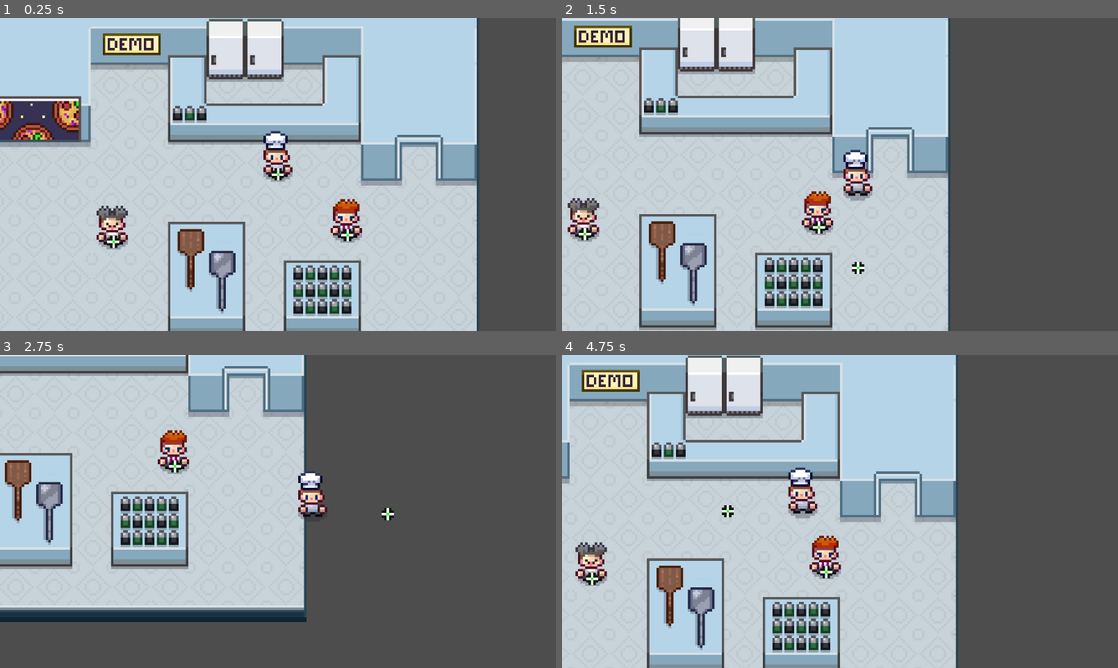
Above: before the commit, frames 1-4 (two rows, left to right).
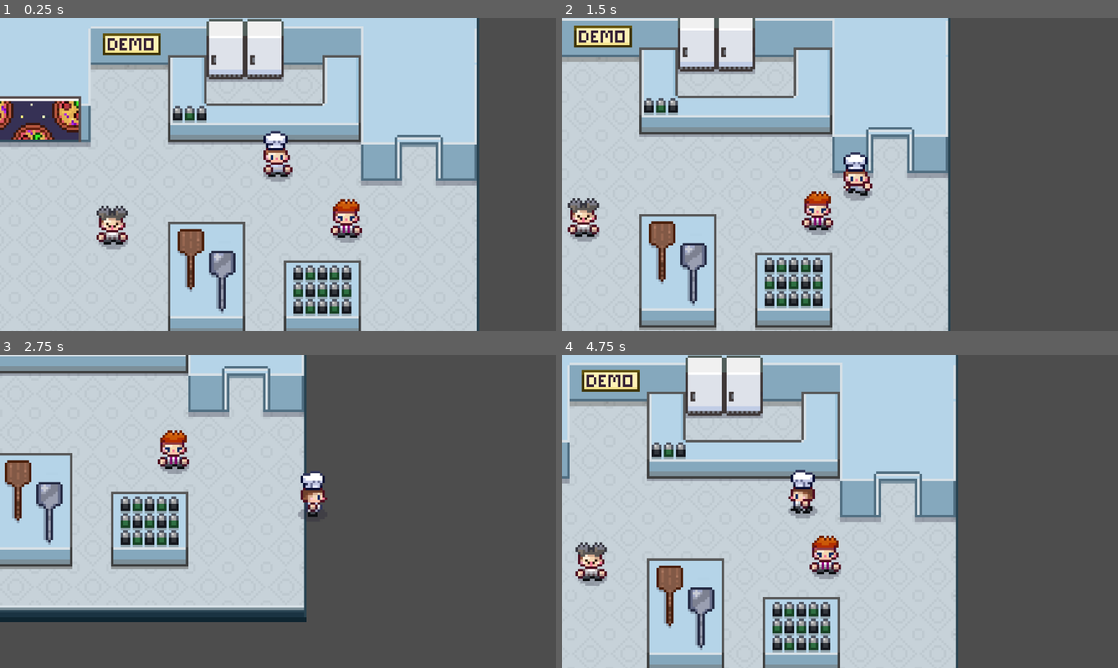
Above: after the commit, the same moments.

Repository: Stroomer/pizzalegends-godot
Game: Godot game, scene res://scenes/main.tscn
Two runs of this game, one before a commit and one after it. Both use one fixed random seed, a clock stepped at 60 frames per second and the inputs below.
Inputs:
- Up to frame 1 (0.25 s): no input
- Up to frame 2 (1.5 s): tap Enter at 0.5 s; hold Right (ui_right) 0.53-1.28 s; hold Down (ui_down) from 1.28 s (still down)
- Up to frame 3 (2.75 s): release Down (ui_down) at 2.03 s; hold Right (ui_right) from 2.03 s (still down)
- Up to frame 4 (4.75 s): release Right (ui_right) at 2.78 s; hold Up (ui_up) 2.78-3.53 s; hold Left (ui_left) from 3.53 s (still down)

The runs differ from the first frame. In frame 1, 0.2% of the frame differs, in the area x 19-64%, y 48-74%; in frame 2, 0.7%; in frame 3, 0.6%; in frame 4, 0.7%, in the area x 4-49%, y 36-74%.

Commit message:
add people animations

Diff:
--- a/scenes/objects/destination/destination.tscn
+++ b/scenes/objects/destination/destination.tscn
@@ -8,8 +8,10 @@
 [node name="destination" type="Area2D" unique_id=693708826]
 
 [node name="Sprite2D" type="Sprite2D" parent="." unique_id=81244729]
+visible = false
 scale = Vector2(5, 5)
 texture = ExtResource("1_2ethy")
 
 [node name="CollisionShape2D" type="CollisionShape2D" parent="." unique_id=692327856]
+visible = false
 shape = SubResource("CircleShape2D_txmqm")
--- a/scenes/objects/person/person.gd
+++ b/scenes/objects/person/person.gd
@@ -7,13 +7,6 @@
 		skin = value
 		if is_node_ready():
 			_update_sprite();
-
-
-
-#var skin = "Hero":
-	#set(new_skin_value):
-		#skin = new_skin_value;
-		#_update_sprite();
 
 var sprite_map = {
 	"Hero": "res://art/people/hero.png",
@@ -31,6 +24,7 @@
 
 var is_controllable = false;
 var manual_destination_scene;
+var sprite_direction = "DOWN";
 
 func _ready() -> void:
 	manual_destination_scene = load("res://scenes/objects/destination/destination.tscn").instantiate();
@@ -66,8 +60,10 @@
 		elif dir == Constants.DIRS.DOWN:
 			print("Move Down");
 			manual_destination_scene.position = Vector2(position.x, position.y+160);
+		if dir:
+			sprite_direction = dir;
 
-func _move_towards_destination(delta) -> void:
+func _move_towards_destination(delta:float) -> void:
 	var distance = position.distance_to(manual_destination_scene.position);
 	if distance > 3:
 		var direction = position.direction_to(manual_destination_scene.position);
@@ -76,3 +72,34 @@
 		move_and_slide();
 	else:
 		velocity = Vector2(0,0);
+
+func _process(delta:float) -> void:
+	if Engine.is_editor_hint():
+		return;
+	_proces_AnimationPlayer();
+
+const ANIMATION_STAND = "STAND";
+const ANIMATION_WALK  = "WALK";
+var animation_map = {
+	ANIMATION_STAND: {
+		Constants.DIRS.LEFT:  "Stand_Left",
+		Constants.DIRS.RIGHT: "Stand_Right",
+		Constants.DIRS.UP:    "Stand_Up",
+		Constants.DIRS.DOWN:  "Stand_Down",
+	},
+	ANIMATION_WALK: {
+		Constants.DIRS.LEFT:  "Walk_Left",
+		Constants.DIRS.RIGHT: "Walk_Right",
+		Constants.DIRS.UP:    "Walk_Up",
+		Constants.DIRS.DOWN:  "Walk_Down",
+	},
+};
+
+
+func _proces_AnimationPlayer() -> void:
+	var animation_type = ANIMATION_STAND;
+	if velocity != Vector2.ZERO:
+		animation_type = ANIMATION_WALK;
+
+	var animation_to_play = animation_map[animation_type][sprite_direction];
+	$AnimationPlayer.play(animation_to_play);
--- a/scenes/objects/person/person.tscn
+++ b/scenes/objects/person/person.tscn
@@ -6,6 +6,170 @@
 
 [sub_resource type="CircleShape2D" id="CircleShape2D_txmqm"]
 radius = 26.0
+
+[sub_resource type="Animation" id="Animation_6w72w"]
+length = 0.001
+tracks/0/type = "value"
+tracks/0/imported = false
+tracks/0/enabled = true
+tracks/0/path = NodePath("body_Sprite:frame")
+tracks/0/interp = 1
+tracks/0/loop_wrap = true
+tracks/0/keys = {
+"times": PackedFloat32Array(0),
+"transitions": PackedFloat32Array(1),
+"update": 1,
+"values": [0]
+}
+
+[sub_resource type="Animation" id="Animation_cob3x"]
+resource_name = "Stand_Down"
+length = 0.4
+loop_mode = 2
+tracks/0/type = "value"
+tracks/0/imported = false
+tracks/0/enabled = true
+tracks/0/path = NodePath("body_Sprite:frame")
+tracks/0/interp = 1
+tracks/0/loop_wrap = true
+tracks/0/keys = {
+"times": PackedFloat32Array(0),
+"transitions": PackedFloat32Array(1),
+"update": 1,
+"values": [0]
+}
+
+[sub_resource type="Animation" id="Animation_shw75"]
+resource_name = "Stand_Left"
+length = 0.4
+loop_mode = 2
+tracks/0/type = "value"
+tracks/0/imported = false
+tracks/0/enabled = true
+tracks/0/path = NodePath("body_Sprite:frame")
+tracks/0/interp = 1
+tracks/0/loop_wrap = true
+tracks/0/keys = {
+"times": PackedFloat32Array(0),
+"transitions": PackedFloat32Array(1),
+"update": 1,
+"values": [12]
+}
+
+[sub_resource type="Animation" id="Animation_ycmov"]
+resource_name = "Stand_Right"
+length = 0.4
+loop_mode = 2
+tracks/0/type = "value"
+tracks/0/imported = false
+tracks/0/enabled = true
+tracks/0/path = NodePath("body_Sprite:frame")
+tracks/0/interp = 1
+tracks/0/loop_wrap = true
+tracks/0/keys = {
+"times": PackedFloat32Array(0),
+"transitions": PackedFloat32Array(1),
+"update": 1,
+"values": [4]
+}
+
+[sub_resource type="Animation" id="Animation_kuad8"]
+resource_name = "Stand_Up"
+length = 0.4
+loop_mode = 2
+tracks/0/type = "value"
+tracks/0/imported = false
+tracks/0/enabled = true
+tracks/0/path = NodePath("body_Sprite:frame")
+tracks/0/interp = 1
+tracks/0/loop_wrap = true
+tracks/0/keys = {
+"times": PackedFloat32Array(0),
+"transitions": PackedFloat32Array(1),
+"update": 1,
+"values": [8]
+}
+
+[sub_resource type="Animation" id="Animation_uryea"]
+resource_name = "Walk_Down"
+length = 0.4
+loop_mode = 1
+tracks/0/type = "value"
+tracks/0/imported = false
+tracks/0/enabled = true
+tracks/0/path = NodePath("body_Sprite:frame")
+tracks/0/interp = 1
+tracks/0/loop_wrap = true
+tracks/0/keys = {
+"times": PackedFloat32Array(0, 0.1, 0.2, 0.3),
+"transitions": PackedFloat32Array(1, 1, 1, 1),
+"update": 1,
+"values": [0, 1, 2, 3]
+}
+
+[sub_resource type="Animation" id="Animation_5760h"]
+resource_name = "Walk_Left"
+length = 0.4
+loop_mode = 1
+tracks/0/type = "value"
+tracks/0/imported = false
+tracks/0/enabled = true
+tracks/0/path = NodePath("body_Sprite:frame")
+tracks/0/interp = 1
+tracks/0/loop_wrap = true
+tracks/0/keys = {
+"times": PackedFloat32Array(0, 0.1, 0.2, 0.3),
+"transitions": PackedFloat32Array(1, 1, 1, 1),
+"update": 1,
+"values": [12, 13, 14, 15]
+}
+
+[sub_resource type="Animation" id="Animation_eac23"]
+resource_name = "Walk_Right"
+length = 0.4
+loop_mode = 1
+tracks/0/type = "value"
+tracks/0/imported = false
+tracks/0/enabled = true
+tracks/0/path = NodePath("body_Sprite:frame")
+tracks/0/interp = 1
+tracks/0/loop_wrap = true
+tracks/0/keys = {
+"times": PackedFloat32Array(0, 0.1, 0.2, 0.3),
+"transitions": PackedFloat32Array(1, 1, 1, 1),
+"update": 1,
+"values": [4, 5, 6, 7]
+}
+
+[sub_resource type="Animation" id="Animation_mhkox"]
+resource_name = "Walk_Up"
+length = 0.4
+loop_mode = 1
+tracks/0/type = "value"
+tracks/0/imported = false
+tracks/0/enabled = true
+tracks/0/path = NodePath("body_Sprite:frame")
+tracks/0/interp = 1
+tracks/0/loop_wrap = true
+tracks/0/keys = {
+"times": PackedFloat32Array(0, 0.1, 0.2, 0.3),
+"transitions": PackedFloat32Array(1, 1, 1, 1),
+"update": 1,
+"values": [8, 9, 10, 11]
+}
+
+[sub_resource type="AnimationLibrary" id="AnimationLibrary_6w72w"]
+_data = {
+&"RESET": SubResource("Animation_6w72w"),
+&"Stand_Down": SubResource("Animation_cob3x"),
+&"Stand_Left": SubResource("Animation_shw75"),
+&"Stand_Right": SubResource("Animation_ycmov"),
+&"Stand_Up": SubResource("Animation_kuad8"),
+&"Walk_Down": SubResource("Animation_uryea"),
+&"Walk_Left": SubResource("Animation_5760h"),
+&"Walk_Right": SubResource("Animation_eac23"),
+&"Walk_Up": SubResource("Animation_mhkox")
+}
 
 [node name="person" type="CharacterBody2D" unique_id=1634091188]
 script = ExtResource("1_uryea")
@@ -25,3 +189,6 @@
 [node name="CollisionShape2D" type="CollisionShape2D" parent="." unique_id=1104845450]
 position = Vector2(0, -11)
 shape = SubResource("CircleShape2D_txmqm")
+
+[node name="AnimationPlayer" type="AnimationPlayer" parent="." unique_id=1839946523]
+libraries/ = SubResource("AnimationLibrary_6w72w")
